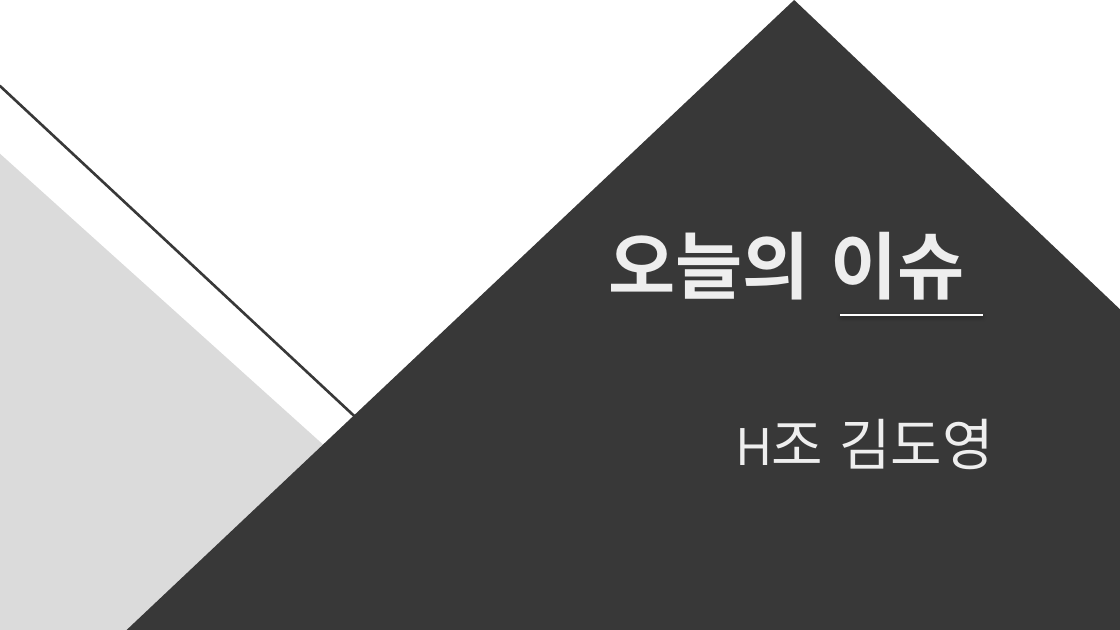
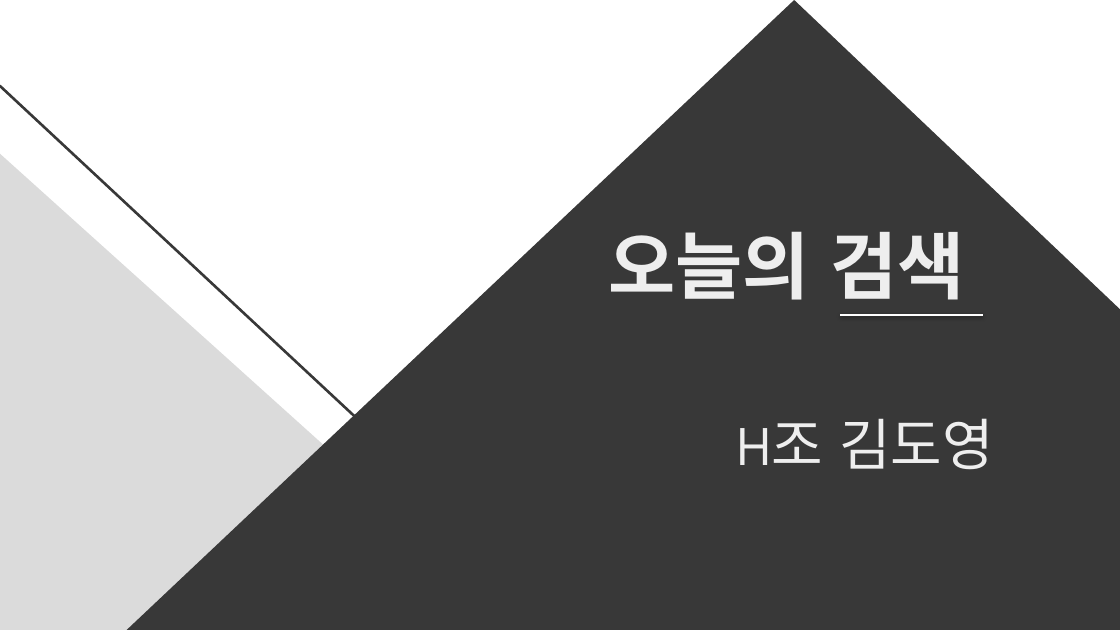
Before and after one commit to kd2675/Capstone1, a slide deck: slide 1 of 캡스톤 v6.0.pptx. Drawn at 1120x630 pixels with LibreOffice and Linux fonts; fonts in the diff are those of the drawing. Boxes give left, top, right and bottom in pixels: in the first picture for what was removed or moved away, otherwise in the second. Text is boxed around its words. In the diff, an @@ line names an element or a change of style, - is before the commit and + after.

```diff
--- a/캡스톤 v6.0.pptx
+++ b/캡스톤 v6.0.pptx
@@ title at box(608, 231, 964, 300): text changed @@
-오늘의 이슈
+오늘의 검색
```
Also in this commit, not shown: 2 other slides changed, 1 other file.
